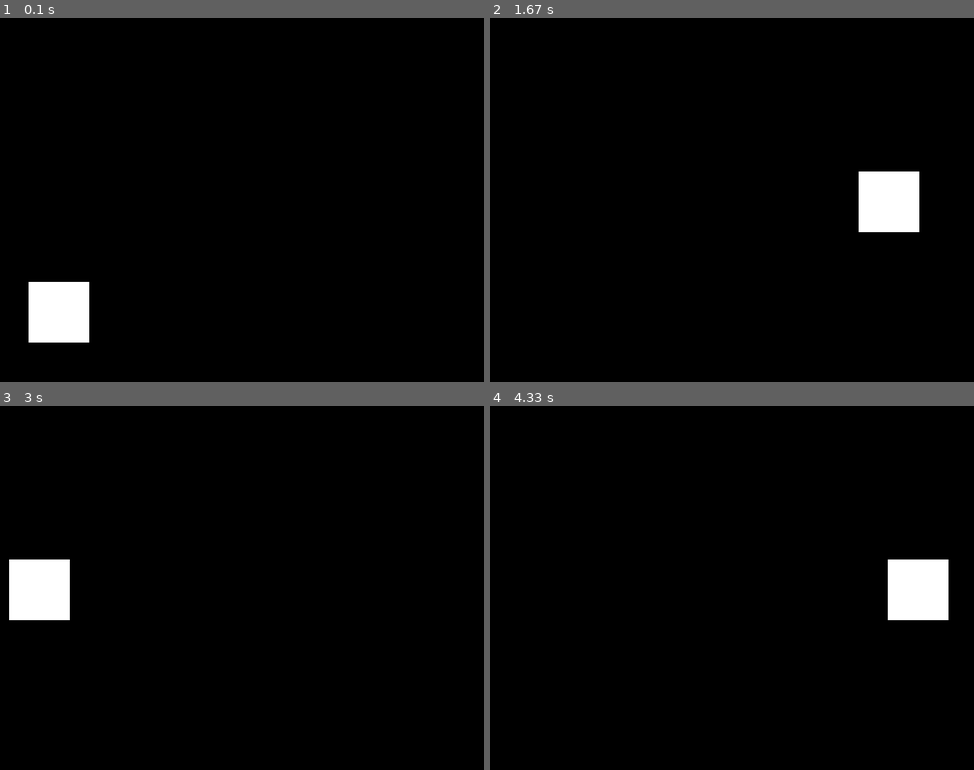
Above: before the commit, frames 1-4 (two rows, left to right).
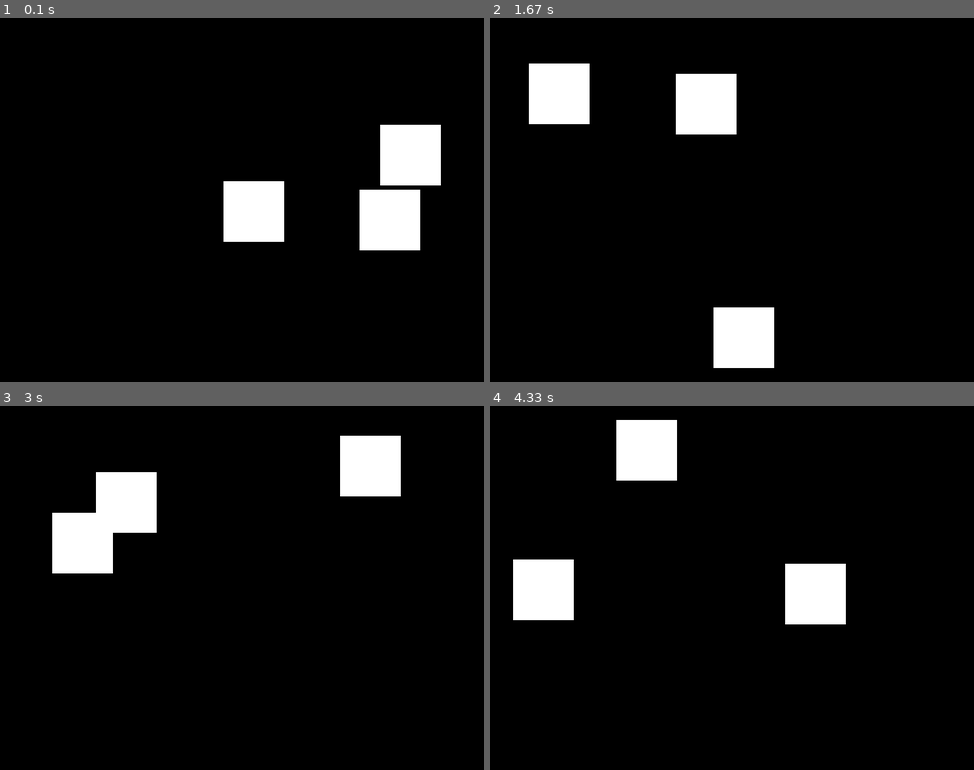
Above: after the commit, the same moments.

Repository: code-n-cry/pygame-tutoring-project
Game: pygame game, started from main2.py
Two runs of this game, one before a commit and one after it. Both use one fixed random seed, a clock stepped at 60 frames per second and the inputs below.
Inputs:
- Up to frame 1 (0.1 s): no input
- Up to frame 2 (1.67 s): no input
- Up to frame 3 (3 s): no input
- Up to frame 4 (4.33 s): no input

The runs differ from the first frame. In frame 1, 8.4% of the frame differs, in the area x 5-92%, y 29-90%; in frame 2, 8.4%; in frame 3, 7.9%; in frame 4, 8.4%.

Commit message:
Добавили группу спрайтов

Diff:
--- a/main2.py
+++ b/main2.py
@@ -9,10 +9,11 @@
 screen = pygame.display.set_mode((WIDTH, HEIGHT))
 pygame.display.set_caption('Наша первая игра')
 
+
 class Player(pygame.sprite.Sprite):
-    def __init__(self):
+    def __init__(self, x, y):
         super().__init__()
-        self.rect = pygame.Rect(10, 500, 100, 100)
+        self.rect = pygame.Rect(x, y, 100, 100)
         self.speed_x = random.randint(5,15)
         self.speed_y = random.randint(5,15)
 
@@ -35,14 +36,20 @@
 
 
 
-player = Player()
+player1 = Player(random.randrange(WIDTH - 100), random.randrange(HEIGHT - 100))
+player2 = Player(random.randrange(WIDTH - 100), random.randrange(HEIGHT - 100))
+player3 = Player(random.randrange(WIDTH - 100), random.randrange(HEIGHT - 100))
+
+group = pygame.sprite.Group()
+group.add(player1, player2, player3)
 
 while True:
     for event in pygame.event.get():
         if event.type == pygame.QUIT:
             pygame.quit()
-    player.update()
+    group.update()
     screen.fill((0, 0, 0))
-    pygame.draw.rect(screen, (255, 255, 255), player.rect)
+    for i in group.sprites():
+        pygame.draw.rect(screen, (255, 255, 255), i.rect)
     clock.tick(60)
     pygame.display.flip()
